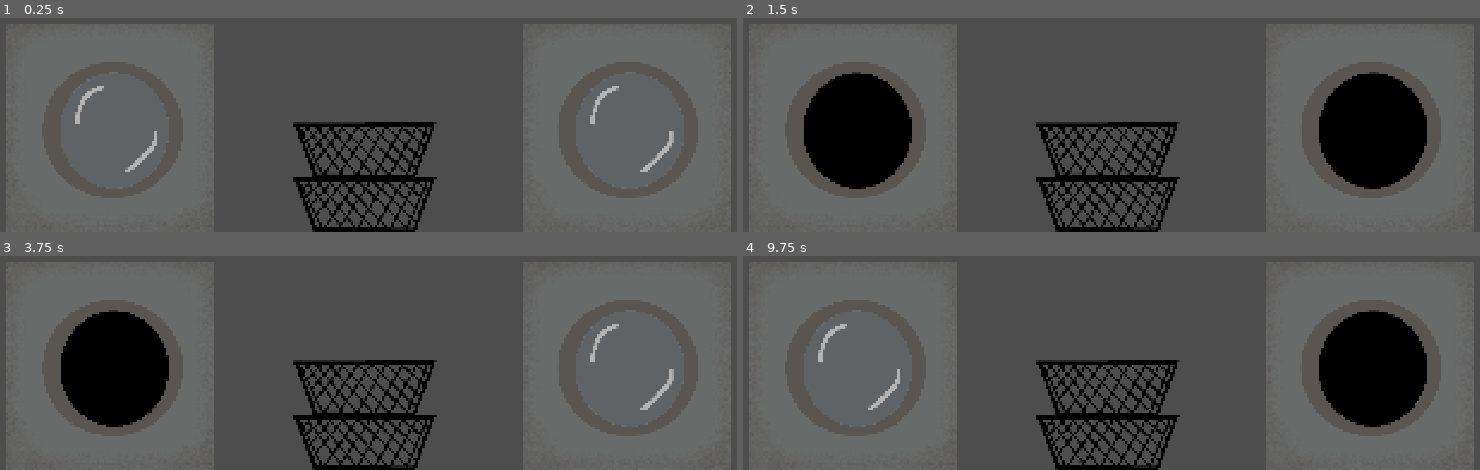
Above: before the commit, frames 1-4 (two rows, left to right).
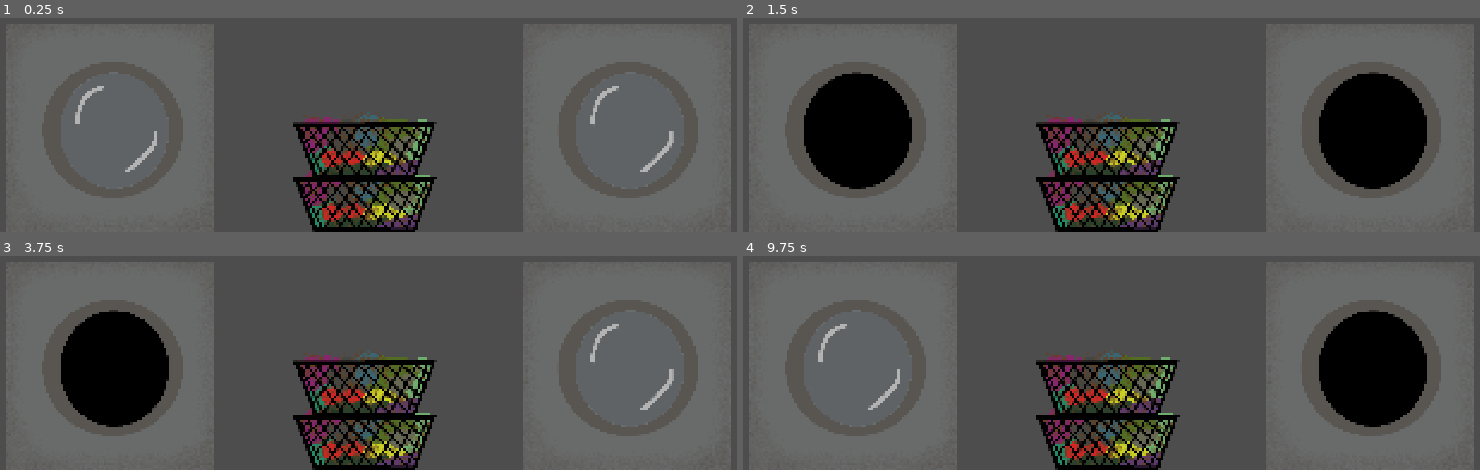
Above: after the commit, the same moments.

Repository: AndrewCromar/quux
Game: Godot game, scene res://scenes/world.tscn
Same seed, same stepped clock (60 frames per second), same inputs: the game is played once before the commit and once after it.
Inputs (mouse positions are in pixels of both pictures, inside the frame that each line leads up to):
- Up to frame 1 (0.25 s): no input
- Up to frame 2 (1.5 s): tap Enter at 0.5 s; drag from (853, 127) to (1369, 127) at 0.52 s; tap Space at 1.25 s; drag from (1369, 127) to (853, 127) at 1.27 s
- Up to frame 3 (3.75 s): tap Enter at 2, 3.5 s; move the mouse to (outside the picture) at 2.02 s; click (outside the picture) at 2.17 s; tap Space at 2.75 s; drag from (324, 335) to (626, 365) at 2.77 s; move the mouse to (604, 311) at 3.52 s; click (604, 311) at 3.67 s
- Up to frame 4 (9.75 s): tap Space at 4.25 s; drag from (outside the picture) to (outside the picture) at 4.27 s; move the mouse to (outside the picture) at 5.02 s; click (outside the picture) at 5.17 s; drag from (outside the picture) to (853, 365) at 5.77 s; move the mouse to (outside the picture) at 6.52 s; click (outside the picture) at 6.67 s; drag from (949, 266) to (1369, 365) at 7.27 s; move the mouse to (outside the picture) at 8.02 s; click (outside the picture) at 8.17 s; drag from (1067, 335) to (outside the picture) at 8.77 s; move the mouse to (1347, 311) at 9.52 s; click (1347, 311) at 9.67 s

The runs differ from the first frame. In frame 1, 4.0% of the frame differs, in the area x 40-59%, y 45-98%; in frame 2, 4.0%; in frame 3, 4.0%; in frame 4, 4.0%.
Error before the commit: Parse Error: Identifier "graphic_full_dry" not declared in the current scope. (res://scripts/hamper.gd:21)

Commit message:
working on machines

Diff:
--- a/godot-project/scripts/hamper.gd
+++ b/godot-project/scripts/hamper.gd
@@ -16,9 +16,17 @@
 
 var full : bool = true
 var wet : bool = false
+var clean : bool = false
 
 func _physics_process(_delta: float) -> void:
-	graphic.texture = (graphic_full_wet if wet else graphic_full_dry) if full else graphic_empty
+	if not full:
+		graphic.texture = graphic_empty
+	elif wet:
+		graphic.texture = graphic_full_wet
+	elif clean:
+		graphic.texture = graphic_full_dry_clean
+	else:
+		graphic.texture = graphic_full_dry_dirty
 
 	if dragging:
 		var to_mouse := get_global_mouse_position() - global_position
--- a/godot-project/scripts/machine.gd
+++ b/godot-project/scripts/machine.gd
@@ -18,6 +18,7 @@
 var open : bool = false
 var full : bool = false
 var wet : bool = false
+var clean : bool = false
 var running : bool = false
 
 func _ready() -> void:
@@ -28,10 +29,12 @@
 func _process(_delta: float) -> void:
 	if not full:
 		graphic.texture = graphic_empty_open if open else graphic_empty_closed
-	#elif open:
-		#graphic.texture = graphic_full_open_wet if wet else graphic_full_open_dry
-	#else:
-		#graphic.texture = graphic_full_closed_wet if wet else graphic_full_closed_dry
+	elif wet:
+		graphic.texture = graphic_full_open_wet if open else graphic_full_closed_wet
+	elif clean:
+		graphic.texture = graphic_full_open_dry_clean if open else graphic_full_closed_dry_clean
+	else:
+		graphic.texture = graphic_full_open_dry_dirty if open else graphic_full_closed_dry_dirty
 
 func _on_body_entered(body: Node2D) -> void:
 	if body.is_in_group("hamper"):
@@ -48,16 +51,18 @@
 	# Fired when the user releases a hamper that is currently over this machine.
 	if not open:
 		return
-	if not full and hamper.full and hamper.wet == is_dryer:
+	if not full and hamper.full and _accepts(hamper.wet, hamper.clean):
 		# Dump the full hamper into the empty, open machine. A washer only
-		# accepts dry laundry, a dryer only accepts wet.
+		# accepts dirty+dry laundry, a dryer only accepts wet (just-washed).
 		full = true
 		wet = hamper.wet
+		clean = hamper.clean
 		hamper.full = false
 	elif full and not hamper.full:
 		# Pull the processed laundry back into an empty hamper.
 		hamper.full = true
 		hamper.wet = wet
+		hamper.clean = clean
 		full = false
 
 func _input_event(_viewport: Node, event: InputEvent, _shape_idx: int) -> void:
@@ -66,13 +71,19 @@
 			return  # locked shut while a cycle is running
 		if open:
 			open = false
-			# A cycle can only begin from closed + dry (i.e. not yet processed
-			# here): washer runs dry laundry, dryer runs wet. Once it's done it
-			# can't be re-run.
-			if full and wet == is_dryer:
+			# A cycle can only begin from closed with unprocessed contents: a
+			# washer runs dirty+dry laundry, a dryer runs wet (just-washed).
+			# Once it's done the contents change state, so it can't be re-run.
+			if full and _accepts(wet, clean):
 				_start_cycle()
 		else:
 			open = true
+
+# What this machine will take in / run on, given laundry that is p_wet/p_clean.
+func _accepts(p_wet: bool, p_clean: bool) -> bool:
+	if is_dryer:
+		return p_wet                      # dryer takes just-washed (wet) laundry
+	return not p_wet and not p_clean      # washer takes dirty, dry laundry
 
 func _start_cycle() -> void:
 	running = true
@@ -80,4 +91,9 @@
 
 func _on_cycle_finished() -> void:
 	running = false
-	wet = not is_dryer  # washer leaves it wet, dryer leaves it dry
+	if is_dryer:
+		wet = false   # dryer: leaves it clean + dry (finished)
+		clean = true
+	else:
+		wet = true    # washer: leaves it clean + wet
+		clean = true
